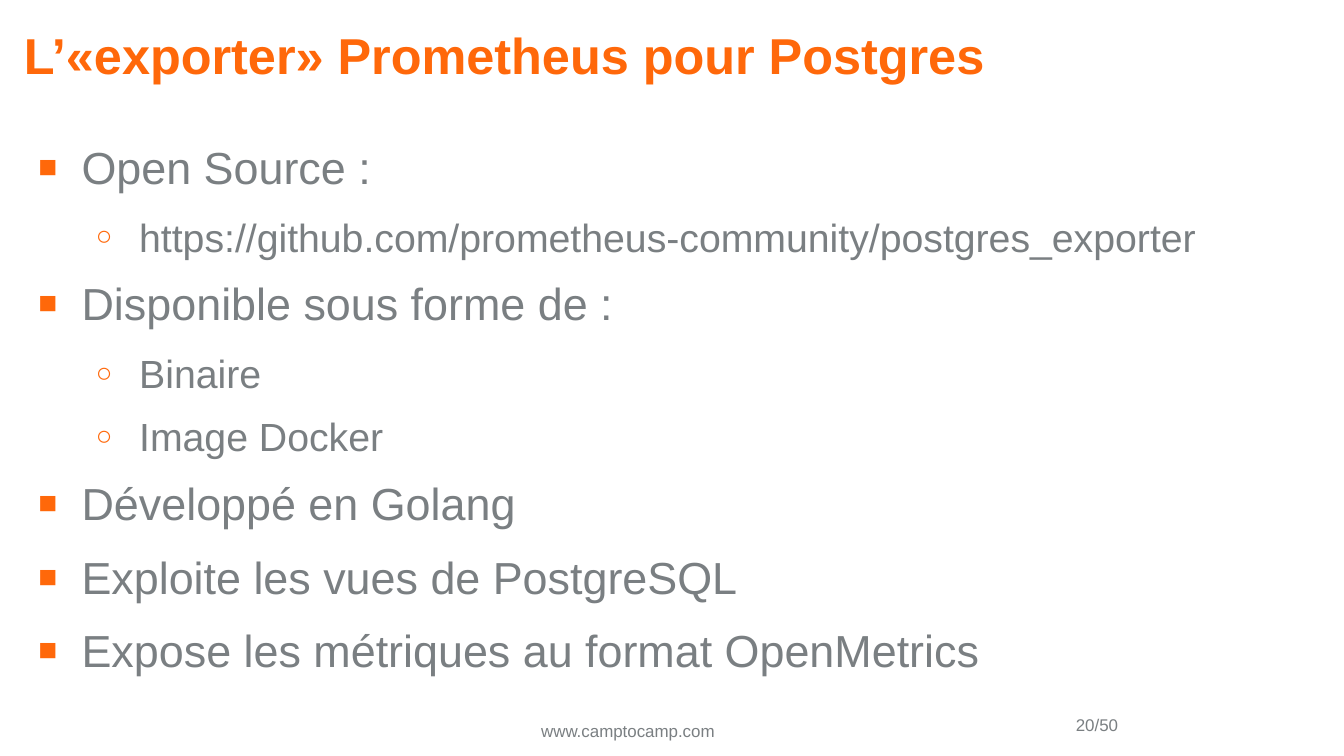
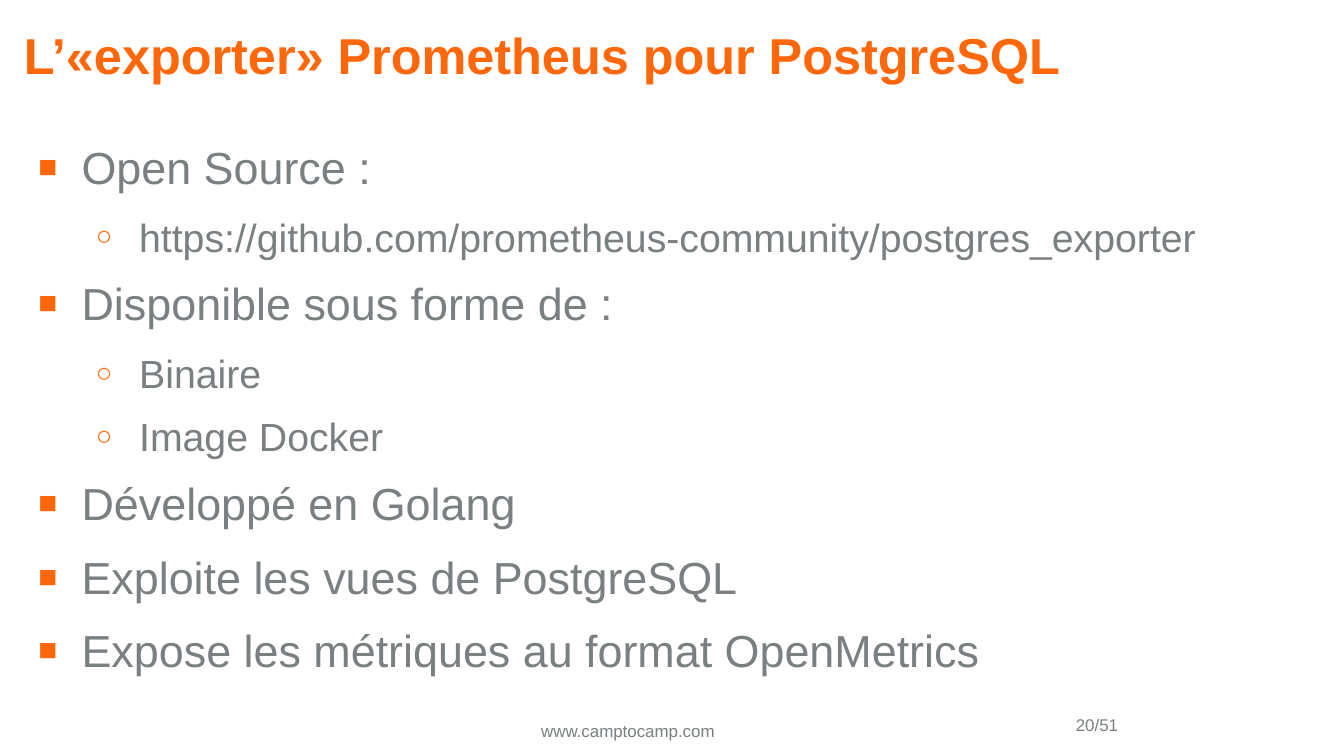
Before and after one commit to Vampouille/demo-prometheus-postgres, a slide deck: slide 20 of pgday2.odp. Drawn at 1344x756 pixels with LibreOffice and Linux fonts; fonts in the diff are those of the drawing; background and template pictures are left out. Boxes give left, top, right and bottom in pixels: in the first picture for what was removed or moved away, otherwise in the second. Text is boxed around its words. In the diff, an @@ line names an element or a change of style, - is before the commit and + after.

Commit message:
Update slides

```diff
--- a/pgday2.odp
+++ b/pgday2.odp
@@ title at box(24, 37, 1060, 84): text changed @@
-L’«exporter» Prometheus pour Postgres
+L’«exporter» Prometheus pour PostgreSQL
@@ page number at box(1076, 719, 1118, 731): text changed @@
-20/50
+20/51
```
Also in this commit, not shown: 1 other slide changed, 1 slide added, 1 other file.
